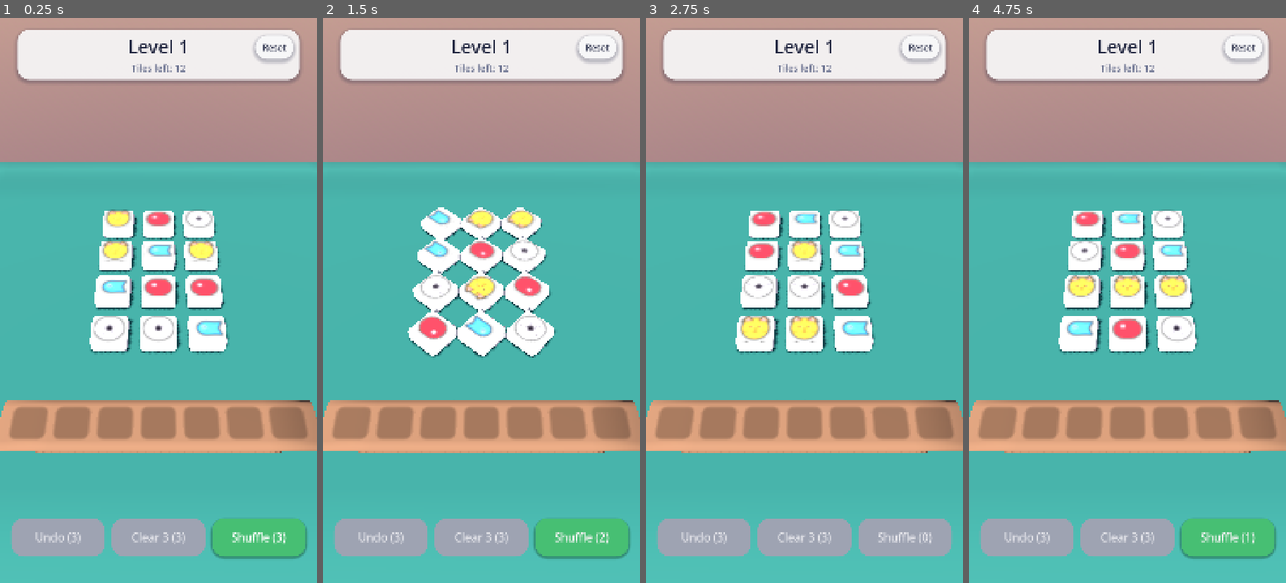
Above: before the commit, frames 1-4 (left to right).
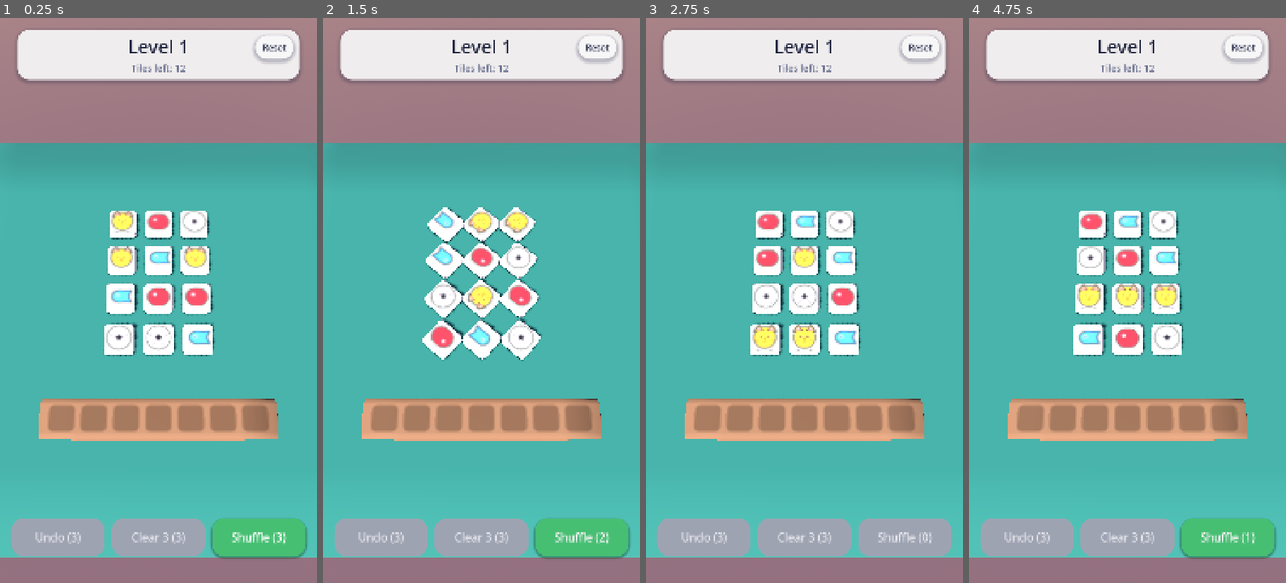
Above: after the commit, the same moments.

Repository: Matswm86/tile-explorer
Game: Godot game, scene res://scenes/Game3D.tscn
The game is run twice, just before and just after one commit, with the same random seed, the same clock (stepped at 60 frames per second) and the same inputs.
Inputs:
- Up to frame 1 (0.25 s): no input
- Up to frame 2 (1.5 s): click "Shuffle (3)" at 0.5 s; click "Shuffle (2)" at 1.25 s
- Up to frame 3 (2.75 s): click "Shuffle (1)" at 2 s
- Up to frame 4 (4.75 s): click "Reset" at 2.75 s; click "Shuffle (3)" at 3.5 s; click "Shuffle (2)" at 4.25 s

The runs differ from the first frame. In frame 1, 23% of the frame differs, in the area x 0-100%, y 0-100%; in frame 2, 23%; in frame 3, 23%; in frame 4, 23%.

Commit message:
feat(camera): raise to top-down -68 deg framing all levels
Old -50 deg oblique camera clipped wide-level corners (worst NDC 1.21)
and showed the board in the distance. New (0, 14.9, 5.5) @ -68 deg
frames the widest level at NDC x +-0.92 on the portrait frustum.
Devshot tap validation PASS on level 27; screenshots refreshed.

Co-Authored-By: Claude Fable 5 <noreply@anthropic.com>

Diff:
--- a/scripts/GameManager3D.gd
+++ b/scripts/GameManager3D.gd
@@ -38,8 +38,10 @@
 func _ready() -> void:
 	# Camera + sun orientation set here (matrices in .tscn are unreadable).
 	var cam: Camera3D = $Camera
-	cam.position = Vector3(0, 10.2, 8.2)
-	cam.rotation_degrees = Vector3(-50, 0, 0)
+	# -68 pitch frames the widest level (world x +-3.7, 7-layer stacks) at
+	# ndc x +-0.92 on the 1080x1920 portrait frustum; -50 clipped corners.
+	cam.position = Vector3(0, 14.9, 5.5)
+	cam.rotation_degrees = Vector3(-68, 0, 0)
 	$Sun.rotation_degrees = Vector3(-50, -30, 0)
 	current_level = start_level
 	board.tile_tapped.connect(_on_tile_tapped)
Binary file changed: screenshots/3d-level30.png
Binary file changed: screenshots/3d-level5.png
